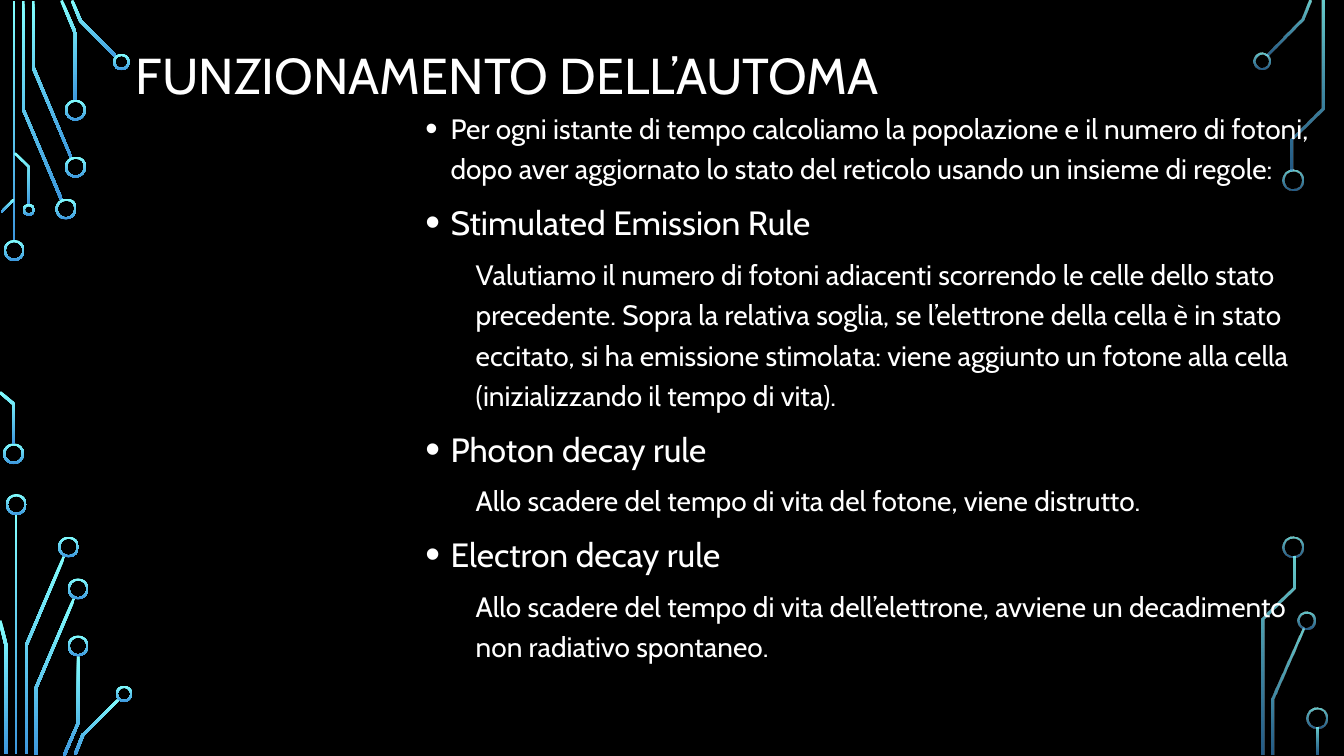
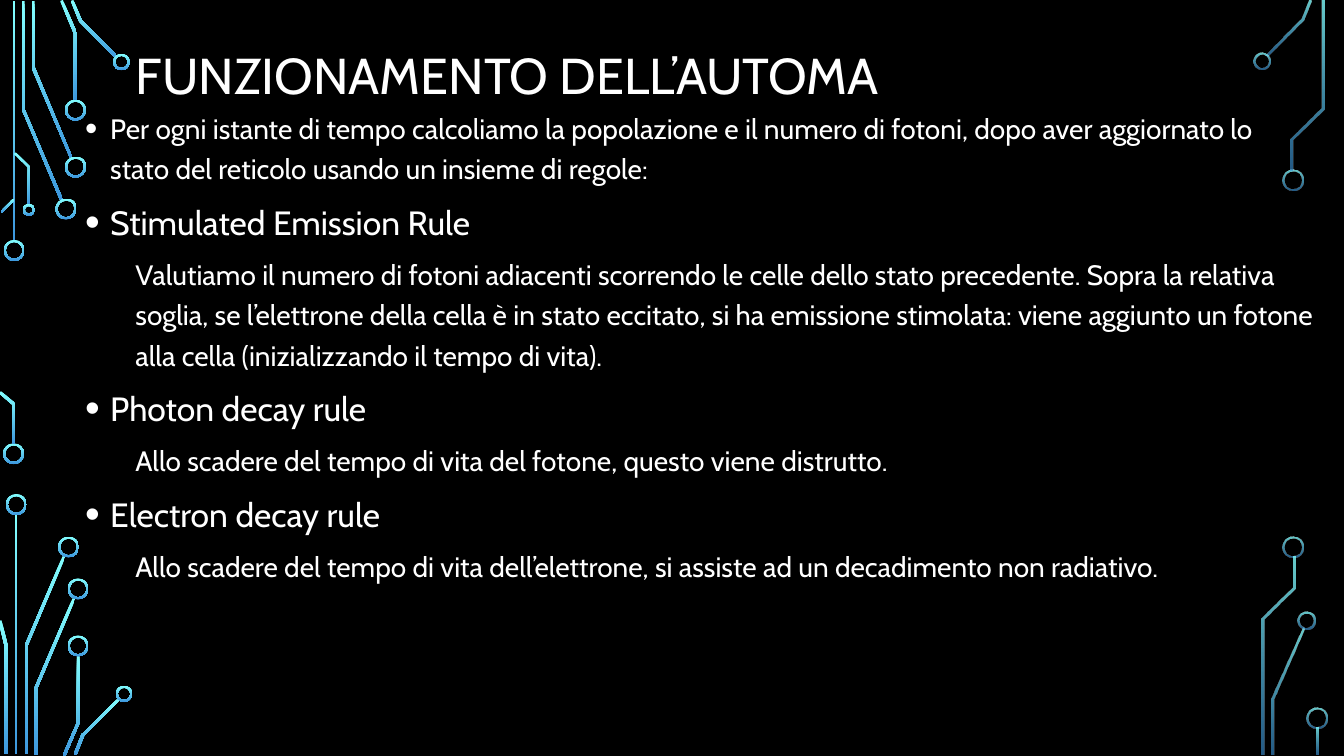
Before and after one commit to Frank01001/LASER-Dynamics-Simulation, a slide deck: slide 5 of Presentation/PresentazioneDispositivi.pptx. Drawn at 1344x756 pixels with LibreOffice and Linux fonts; fonts in the diff are those of the drawing; background and template pictures are left out. Boxes give left, top, right and bottom in pixels: in the first picture for what was removed or moved away, otherwise in the second. Text is boxed around its words. In the diff, an @@ line names an element or a change of style, - is before the commit and + after.

```diff
--- a/Presentation/PresentazioneDispositivi.pptx
+++ b/Presentation/PresentazioneDispositivi.pptx
@@ text "Per ogni istante di tempo ...": place and size @@
-text "Per ogni istante di tempo ..." at <box>451,118,1309,664</box>
+text "Per ogni istante di tempo ..." at <box>110,118,1313,583</box>
@@ text at <box>135,450,887,478</box>: text changed @@
-  Allo scadere del tempo di vita del fotone, viene distrutto.
+  Allo scadere del tempo di vita del fotone, questo viene distrutto.
@@ text at <box>135,556,1158,583</box>: text changed @@
-  Allo scadere del tempo di vita dell’elettrone, avviene un decadimento non radiativo spontaneo.
+  Allo scadere del tempo di vita dell’elettrone, si assiste ad un decadimento non radiativo.
```
Also in this commit, not shown: 6 other slides changed, 3 slides added, 1 other file.
